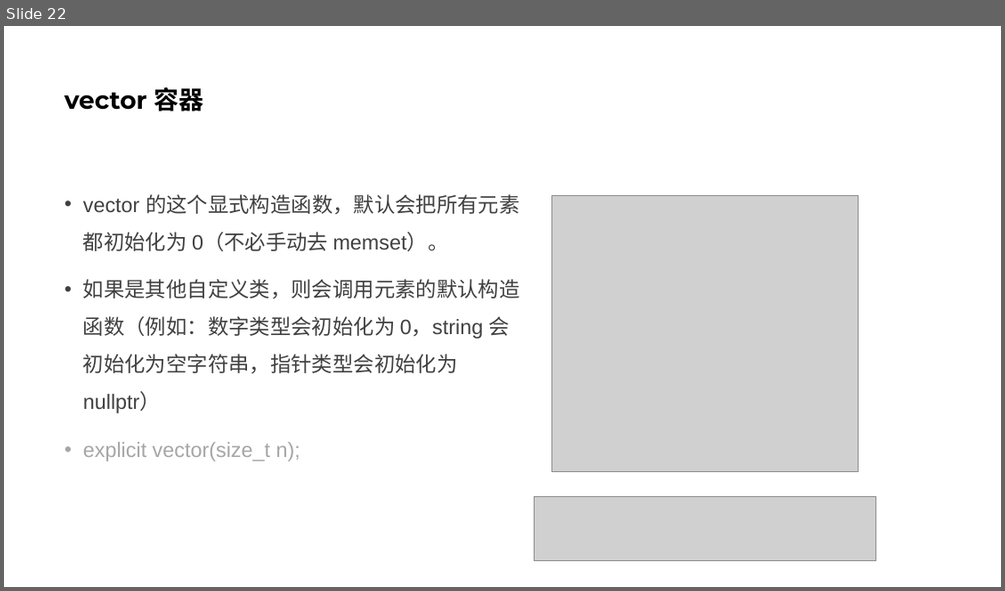
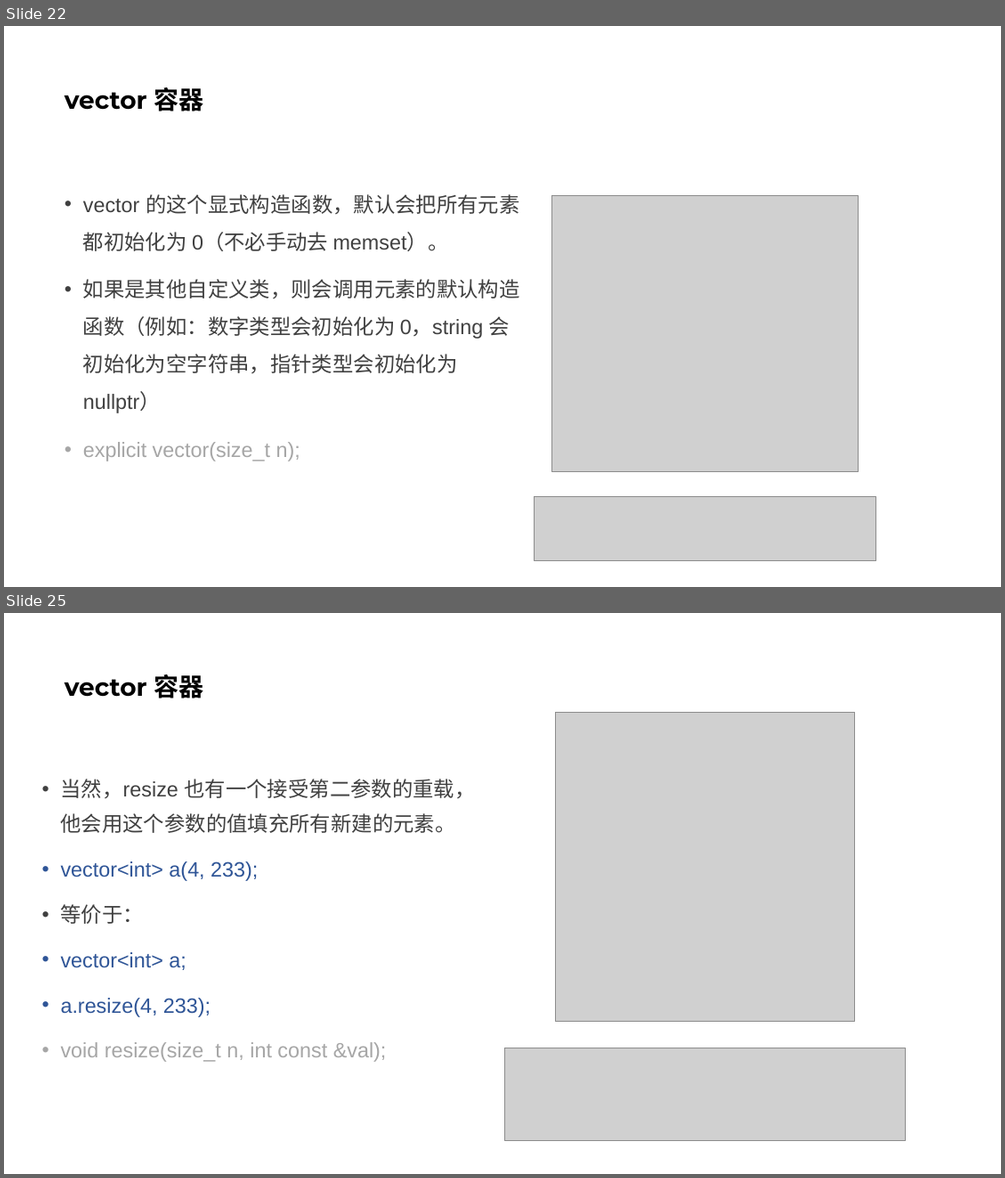
Before and after one commit to parallel101/course, a slide deck: 13/slides.pptx. Shown one above the other, each under a label of ours: slide 22 before the commit, slides 22 and 25 after it; the slides between them are not shown. The pictures are 1005x591 and 1005x1178 pixels, drawn with LibreOffice and Linux fonts; fonts in the diff are those of the drawing; grey boxes stand for pictures. Boxes give left, top, right and bottom in pixels: in the first picture for what was removed or moved away, otherwise in the second. Text is boxed around its words. In the diff, an @@ line names an element or a change of style, - is before the commit and + after.

```diff
--- a/13/slides.pptx
+++ b/13/slides.pptx
@@ slide 25 added at [4, 613, 1001, 1174], background #FFFFFF @@
@@ title added at [65, 674, 204, 698], 24 pt, text #000000, bold @@
+vector 容器
@@ picture added at [555, 713, 854, 1022] @@
@@ text added at [61, 779, 476, 1062], 20 pt, text #2F5597 @@
+• 当然，resize 也有一个接受第二参数的重载，他会用这个参数的值填充所有新建的元素。
+• vector<int> a(4, 233);
+• 等价于：
+• vector<int> a;
+• a.resize(4, 233);
+• void resize(size_t n, int const &val);
@@ picture added at [504, 1047, 905, 1140] @@
```
Also in this commit, not shown: 3 slides changed, 1 other slide added, 5 other files.
